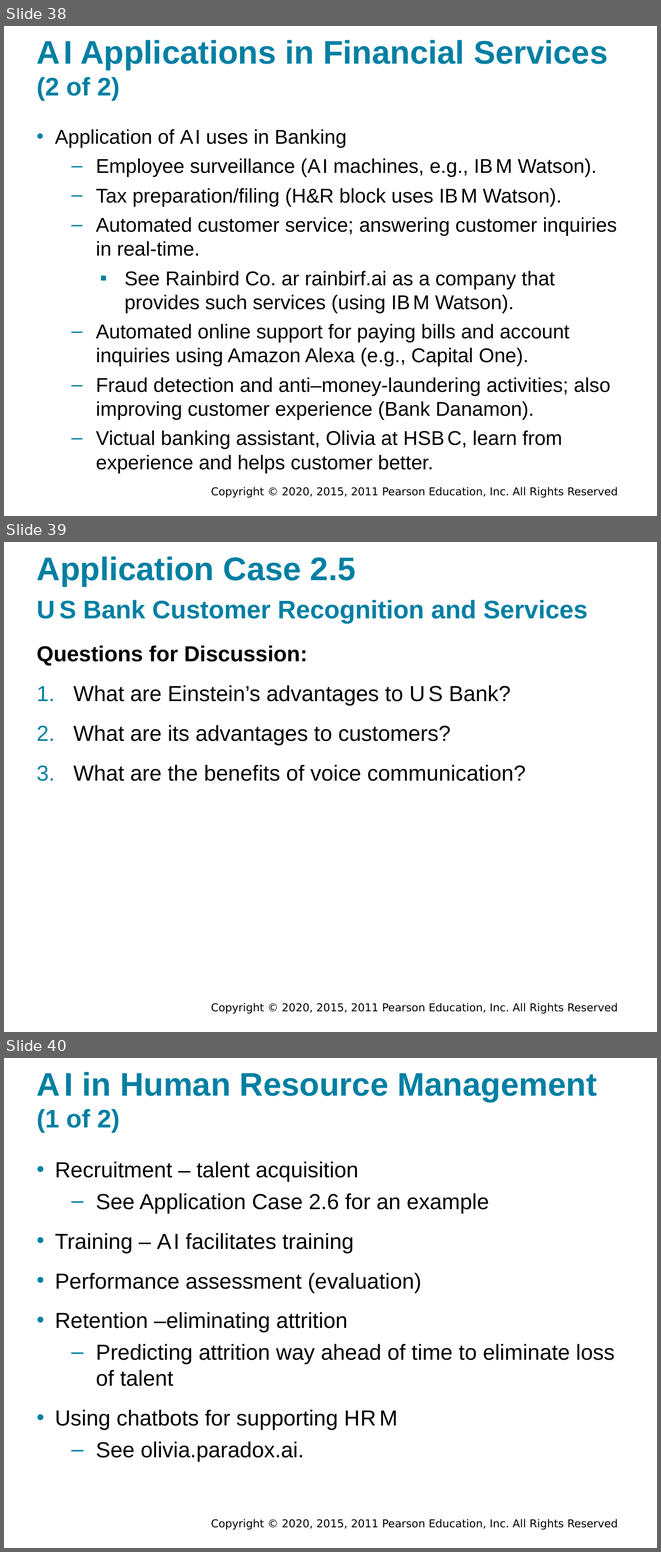
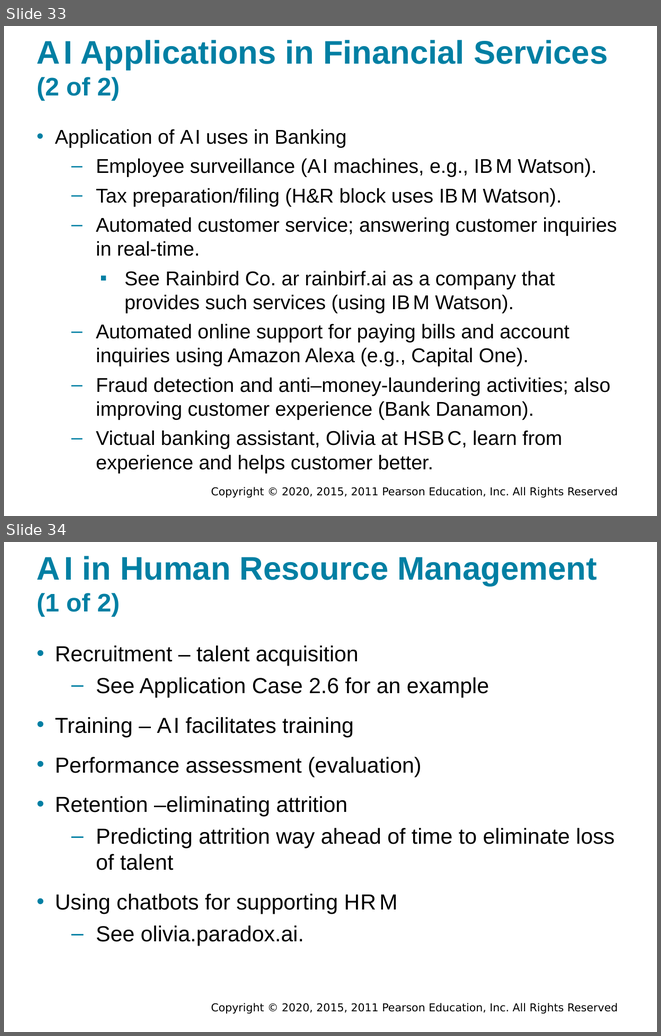
Before and after one commit to walkman617/DS2021, a slide deck: Slides/Sharda_11e_full_accessible_ppt_02.pptx. Shown one above the other, each under a label of ours: slides 38, 39 and 40 before the commit, slides 33 and 34 after it. The pictures are 661x1552 and 661x1036 pixels, drawn with LibreOffice and Linux fonts; fonts in the diff are those of the drawing; background and template pictures are left out. Boxes give left, top, right and bottom in pixels: in the first picture for what was removed or moved away, otherwise in the second. Text is boxed around its words. In the diff, an @@ line names an element or a change of style, - is before the commit and + after.

```diff
--- a/Slides/Sharda_11e_full_accessible_ppt_02.pptx
+++ b/Slides/Sharda_11e_full_accessible_ppt_02.pptx
@@ slide 39 removed at (4,542,657,1032), background #FFFFFF; not listed: 1 template element that a slide beside it also shows @@
@@ title removed at (37,556,356,587) @@
-Application Case 2.5
@@ text removed at (37,600,588,623) @@
-U S Bank Customer Recognition and Services
@@ text removed at (37,645,526,781) @@
-Questions for Discussion:
-1. What are Einstein’s advantages to U S Bank?
-2. What are its advantages to customers?
-3. What are the benefits of voice communication?
@@ what was slide 38 is now slide 33 @@
@@ what was slide 40 is now slide 34 @@
```
Also in this commit, not shown: 7 other slides removed.
